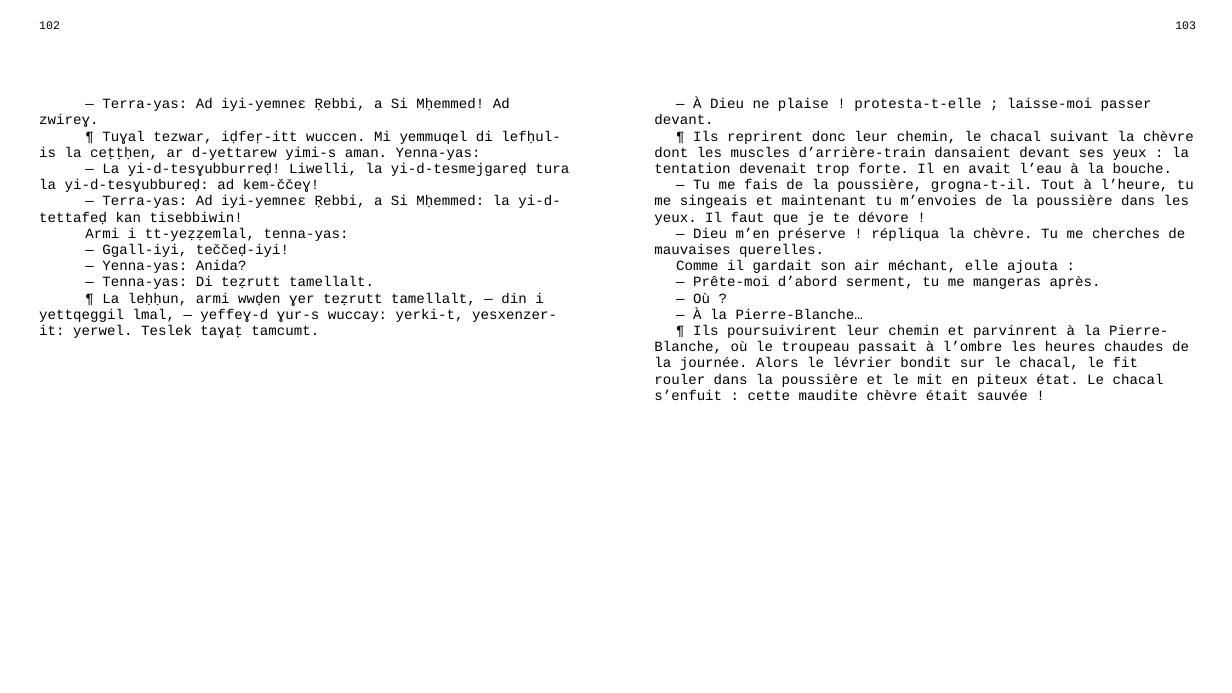
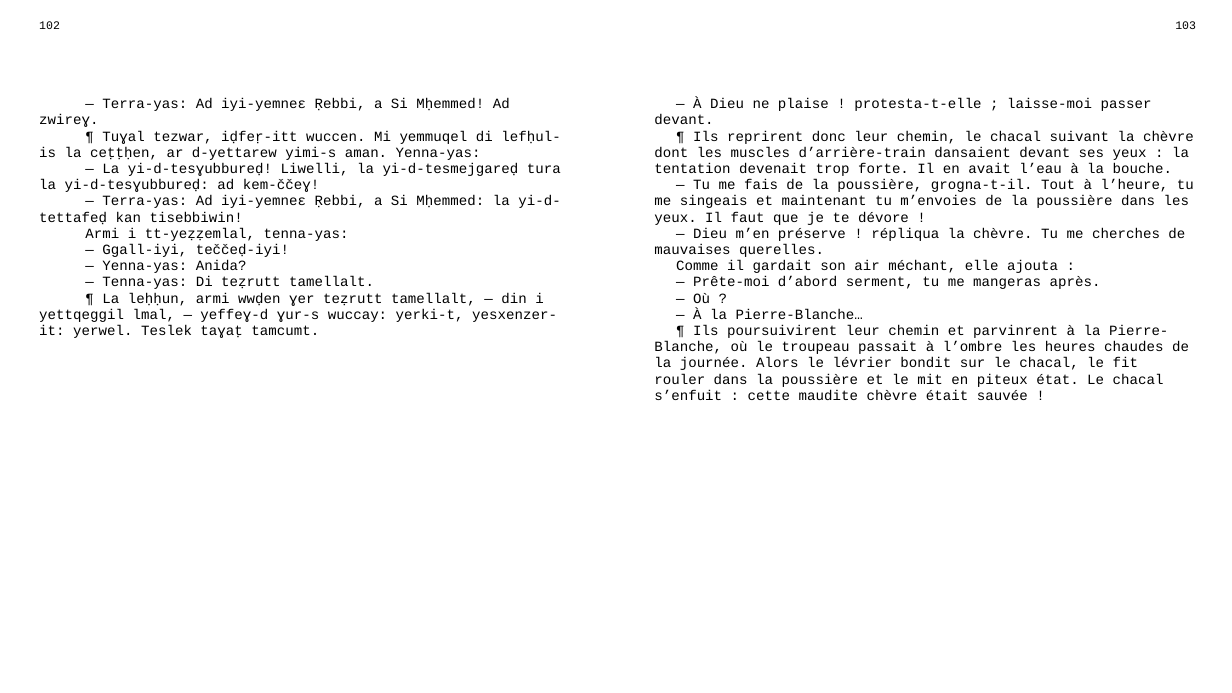
Before and after one commit to sferhah/tamacahut_n_wuccen, a slide deck: slide 49 of Uccen.ConsoleApp/Resources/pptx/uccen.pptx. Drawn at 1232x693 pixels with LibreOffice and Linux fonts; fonts in the diff are those of the drawing. Boxes give left, top, right and bottom in pixels: in the first picture for what was removed or moved away, otherwise in the second. Text is boxed around its words. In the diff, an @@ line names an element or a change of style, - is before the commit and + after.

```diff
--- a/Uccen.ConsoleApp/Resources/pptx/uccen.pptx
+++ b/Uccen.ConsoleApp/Resources/pptx/uccen.pptx
@@ table at (30,15,1205,668) @@
-row 3, column 1: — Terra-yas: Ad iyi-yemneɛ Ṛebbi, a Si Mḥemmed! Ad zwireɣ. / ¶ Tuɣal tezwar, iḍfeṛ-itt wuccen. Mi yemmuqel di lefḥul-is la ceṭṭḥen, ar d-yettarew yimi-s aman. Yenna-yas: / — La yi-d-tesɣubburreḍ! Liwelli, la yi-d-tesmejgareḍ tura la yi-d-tesɣubbureḍ: ad kem-ččeɣ! / — Terra-yas: Ad iyi-yemneɛ Ṛebbi, a Si Mḥemmed: la yi-d-tettafeḍ kan tisebbiwin! / Armi i tt-yeẓẓemlal, tenna-yas: / — Ggall-iyi, teččeḍ-iyi! / — Yenna-yas: Anida? / — Tenna-yas: Di teẓrutt tamellalt. / ¶ La leḥḥun, armi wwḍen ɣer teẓrutt tamellalt, — din i yettqeggil lmal, — yeffeɣ-d ɣur-s wuccay: yerki-t, yesxenzer-it: yerwel. Teslek taɣaṭ tamcumt.
+row 3, column 1: — Terra-yas: Ad iyi-yemneɛ Ṛebbi, a Si Mḥemmed! Ad zwireɣ. / ¶ Tuɣal tezwar, iḍfeṛ-itt wuccen. Mi yemmuqel di lefḥul-is la ceṭṭḥen, ar d-yettarew yimi-s aman. Yenna-yas: / — La yi-d-tesɣubbureḍ! Liwelli, la yi-d-tesmejgareḍ tura la yi-d-tesɣubbureḍ: ad kem-ččeɣ! / — Terra-yas: Ad iyi-yemneɛ Ṛebbi, a Si Mḥemmed: la yi-d-tettafeḍ kan tisebbiwin! / Armi i tt-yeẓẓemlal, tenna-yas: / — Ggall-iyi, teččeḍ-iyi! / — Yenna-yas: Anida? / — Tenna-yas: Di teẓrutt tamellalt. / ¶ La leḥḥun, armi wwḍen ɣer teẓrutt tamellalt, — din i yettqeggil lmal, — yeffeɣ-d ɣur-s wuccay: yerki-t, yesxenzer-it: yerwel. Teslek taɣaṭ tamcumt.
```
Also in this commit, not shown: 6 other slides changed, 7 other files.
